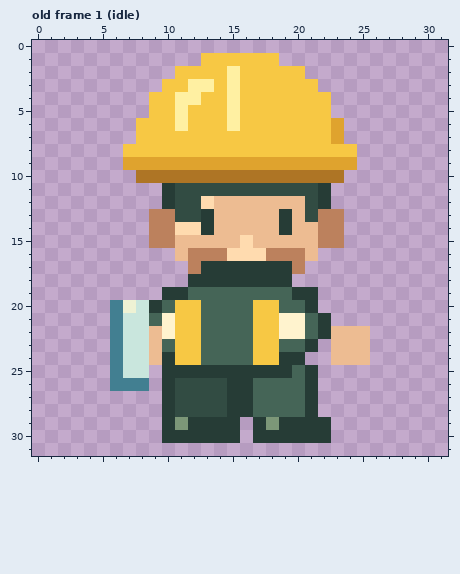
Two states of a pixel-art file, assets/brand/engineer.aseprite. Above, as it was before the edit.
32x32 pixels, 20 frames. Shown: old frame 1 (idle). The commit also changed other frames, which this record leaves out.
After the commit:
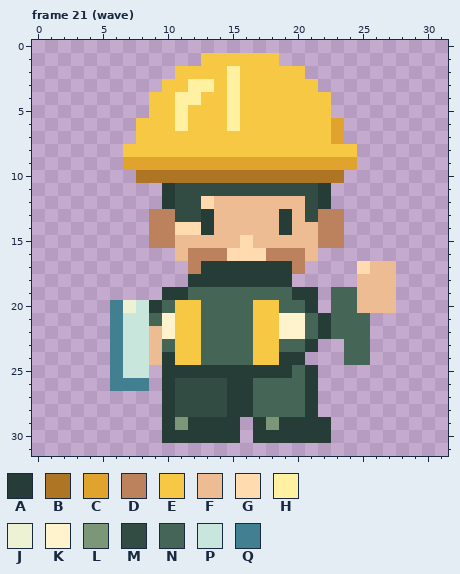
Palette (. is transparent): A #263c36  B #ae7525  C #dfa32e  D #bc815d  E #f7c844  F #edbc92  G #ffdbaf  H #fff0a2  J #eef2d4  K #fff3ce  L #7c9778  M #324c43  N #456557  P #c9e6dd  Q #427f91
A new or re-ordered frame is compared with the old frame closest to it.
Edits made:
frames 20 -> 76
Frame 21 (wave) is new; against old frame 1 (idle), layer "Engineer":
Colour F now appears in row 17 at x 26 to 27; in rows 18 to 20 at x 25 to 27.
Colour G now appears in row 17 at x 25.
Colour N now appears in rows 19 to 20 at x 23 to 24; in row 21 at x 23 to 25.
The author changed colour F to colour N in row 22 at x 23 to 25; in rows 23 to 24 at x 24 to 25.
Colour F is removed in rows 23 to 24 at x 23.
